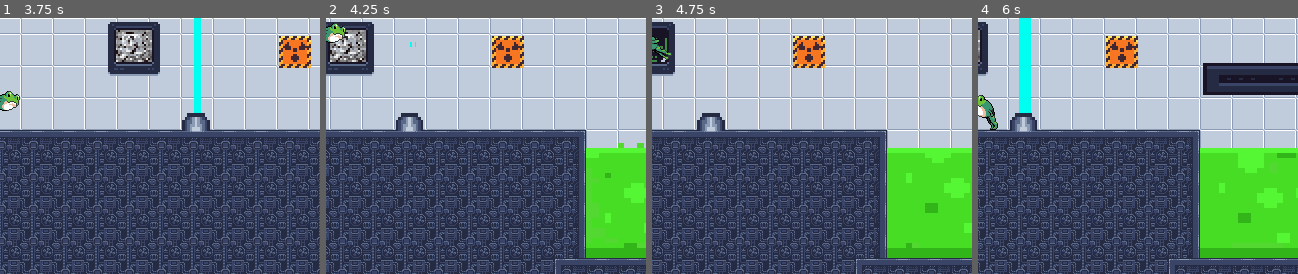
Above: before the commit, frames 1-4 (left to right).
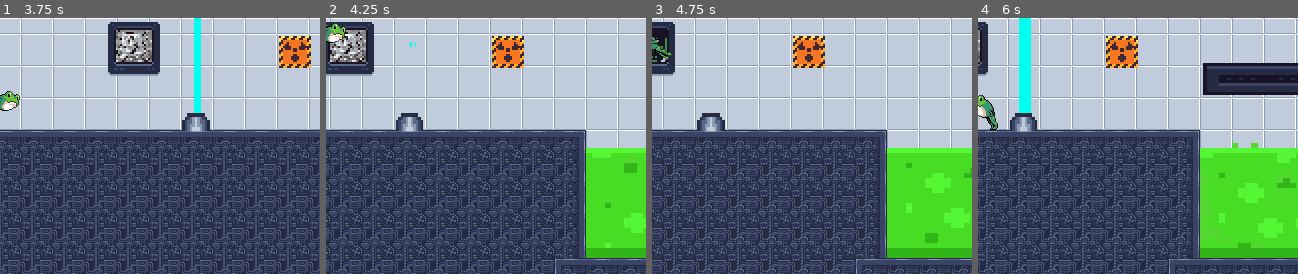
Above: after the commit, the same moments.

Repository: fheysel/frogGoesToSpace
Game: Godot game, scene res://Level2.tscn
Two runs of this game, one before a commit and one after it. Both use one fixed random seed, a clock stepped at 60 frames per second and the inputs below. This scene is started directly instead of the project's main scene.
Inputs:
- Up to frame 1 (3.75 s): hold S (look_down) 0.53-1.28 s; hold D (ui_right) 0.53-2.03 s; tap Space (jump) at 0.77, 1.52, 3.02 s; tap W (look_up) at 1.35 s; hold A (ui_left) 2.03-2.78 s; hold X (tongue) 2.03-2.78 s; hold D (ui_right) from 2.78 s (still down); tap S (look_down) at 2.85 s; hold W (look_up) from 3.53 s (still down)
- Up to frame 2 (4.25 s): keep holding D (ui_right); keep holding W (look_up); tap Space (jump) at 3.77 s
- Up to frame 3 (4.75 s): release D (ui_right) at 4.28 s; release W (look_up) at 4.28 s; hold A (ui_left) from 4.28 s (still down); tap X (tongue) at 4.35 s; tap Space (jump) at 4.52 s
- Up to frame 4 (6 s): release A (ui_left) at 5.03 s; hold D (ui_right) 5.03-5.78 s; hold S (look_down) 5.03-5.78 s; hold A (ui_left) from 5.78 s (still down); tap W (look_up) at 5.85 s
The pictures show only the part of the screen within x 50-100%, y 50-100%; the shares and areas given below are measured in that part.

Frame 1 is identical in both runs. In frame 2, 1.5% of the frame differs, in the area x 81-100%, y 48-90%; in frame 3, 2.3%; in frame 4, 3.0%, in the area x 69-100%, y 48-90%.

Commit message:
Move VatOfAcid.gd file

Diff:
--- a/godotproject/VatOfAcid.gd
+++ b/godotproject/Objects/VatOfAcid/VatOfAcid.gd
@@ -2,5 +2,5 @@
 
 
 func _on_VatOfAcid_body_entered(body):
-		if Global.is_player(body):
-			body.hit_death_plane()
+	if Global.is_player(body):
+		body.hit_death_plane()
--- a/godotproject/Objects/VatOfAcid/VatOfAcid.tscn
+++ b/godotproject/Objects/VatOfAcid/VatOfAcid.tscn
@@ -1,6 +1,6 @@
 [gd_scene load_steps=17 format=2]
 
-[ext_resource path="res://VatOfAcid.gd" type="Script" id=1]
+[ext_resource path="res://Objects/VatOfAcid/VatOfAcid.gd" type="Script" id=1]
 [ext_resource path="res://Objects/VatOfAcid/acid_out.png" type="Texture" id=2]
 [ext_resource path="res://sfx/VatOfAcid.wav" type="AudioStream" id=3]
 
@@ -83,7 +83,7 @@
 position = Vector2( 128, -75 )
 scale = Vector2( 6.4, 5 )
 frames = SubResource( 13 )
-frame = 6
+frame = 3
 playing = true
 
 [node name="AudioStreamPlayer2D" type="AudioStreamPlayer2D" parent="."]
